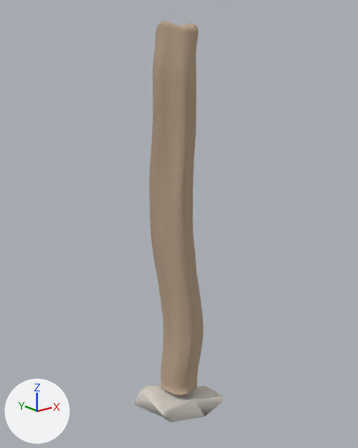
The glTF model assets/tower/approved-library/architecture/bagana-f3-3x12x3-v2.glb as it was, and as the next commit left it.
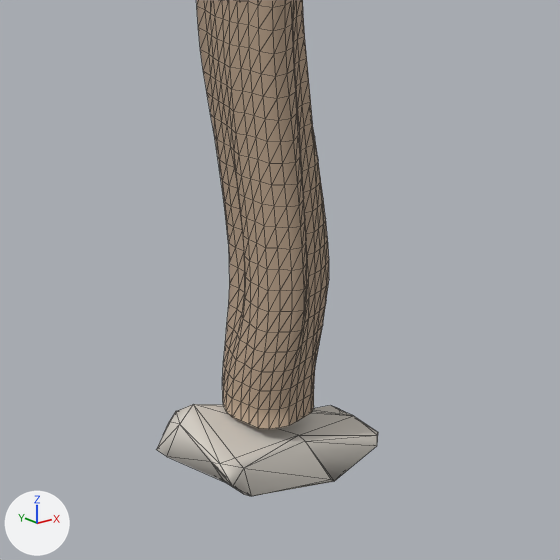
Each version is shown whole from a 50 mm lens placed at (-2.177, -2.734, 1.194), pointed at (0.026, 0.019, 0.092), then close up on the part from 20% to 83% of the width and 50% to 100% of the height. Every picture has the same lights, and +X, +Y and +Z are marked at lower left. The first two pictures are the older version. The close-ups show mesh edges as thin lines.

The first close-up shows 'bagana_stone', 'bagana_wood'.
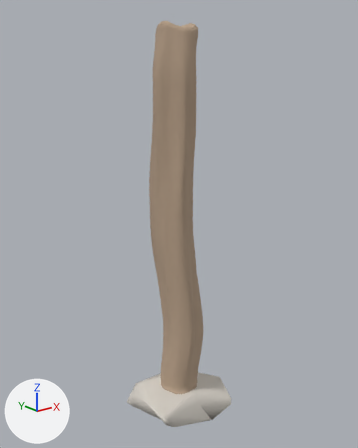
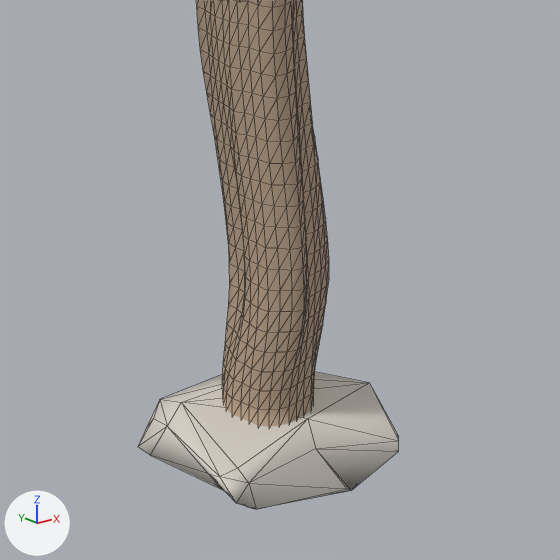
Boxes (x1, y1, x2, y2) around the edits, measured in the close-ups (560 x 560 px):
'bagana_stone', reshaped (17% wider, 48% taller): before (156, 404, 378, 496); after (138, 372, 399, 509)

The change, as a diff of the scene's bpy script:
```diff
--- a/assets/tower/approved-library/architecture/bagana-f3-3x12x3-v2.glb.py
+++ b/assets/tower/approved-library/architecture/bagana-f3-3x12x3-v2.glb.py
@@ me_bagana_form_3_stone @@
 # used by ob_bagana_stone; location = (0.0, 0.0, 0.0)
-me_bagana_form_3_stone.from_pydata(...)  # 35 vertices, 66 faces; spans x -0.322..0.322, y -0.223..0.223, z -1.5..-1.25
+me_bagana_form_3_stone.from_pydata(...)  # 35 vertices, 66 faces; spans x -0.36..0.36, y -0.29..0.29, z -1.5..-1.25
+# me_bagana_form_3_stone part 1: 35 of 35 vertices moved; they spanned x -0.322..0.322, y -0.223..0.223, z -1.5..-1.25 and now span x -0.36..0.36, y -0.29..0.29, z -1.5..-1.25; mean shift (-0.005, -0.013, 0.018)
 me_bagana_form_3_stone.materials.append(mat_alantil_bagana_stone_pbr)
```
